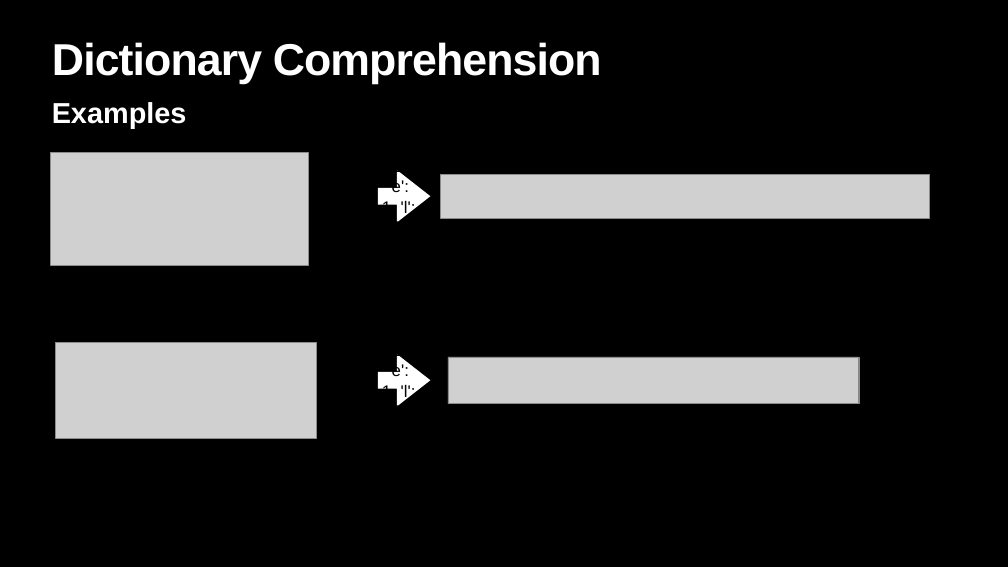
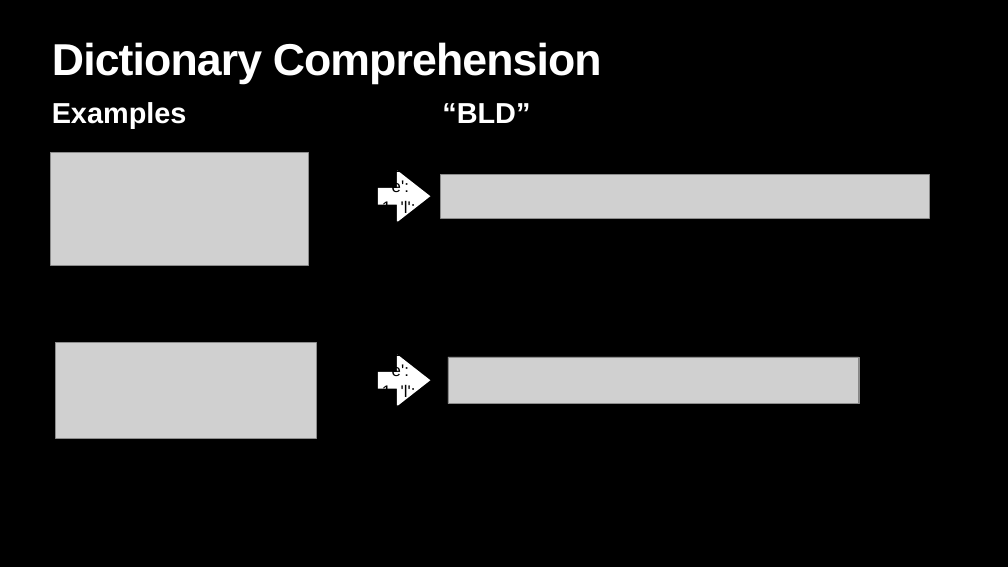
Before and after one commit to xiwu5/lightningtechtalk, a slide deck: slide 9 of Lightning Talk02.pptx (slide 13 before the commit). Drawn at 1008x567 pixels with LibreOffice and Linux fonts; fonts in the diff are those of the drawing; grey boxes stand for pictures. Boxes give left, top, right and bottom in pixels: in the first picture for what was removed or moved away, otherwise in the second. Text is boxed around its words. In the diff, an @@ line names an element or a change of style, - is before the commit and + after.

```diff
--- a/Lightning Talk02.pptx
+++ b/Lightning Talk02.pptx
@@ text at [52,102,530,128]: text changed @@
-Examples
+Examples “BLD”
```
Also in this commit, not shown: 5 other slides changed, 2 slides added, 6 slides removed.
